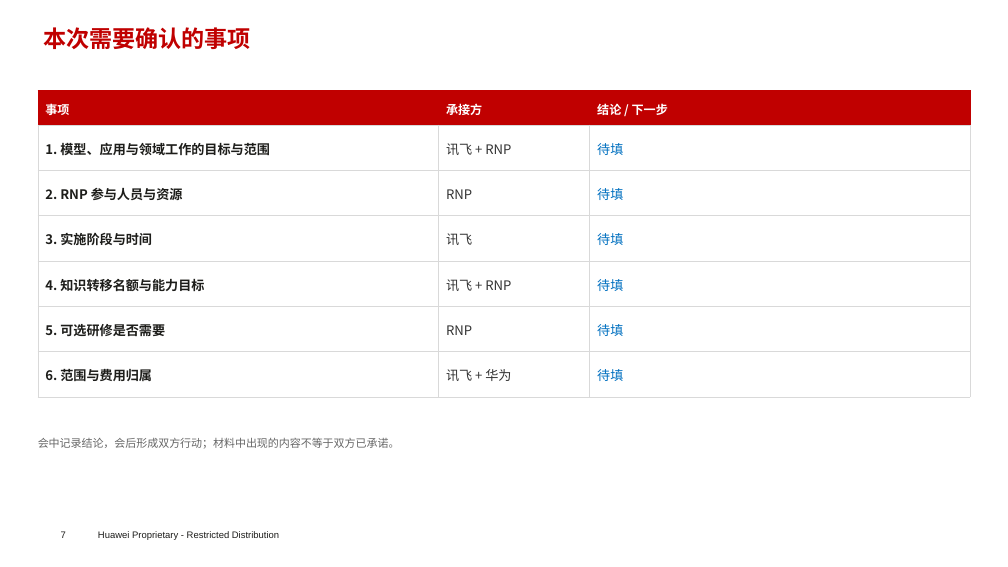
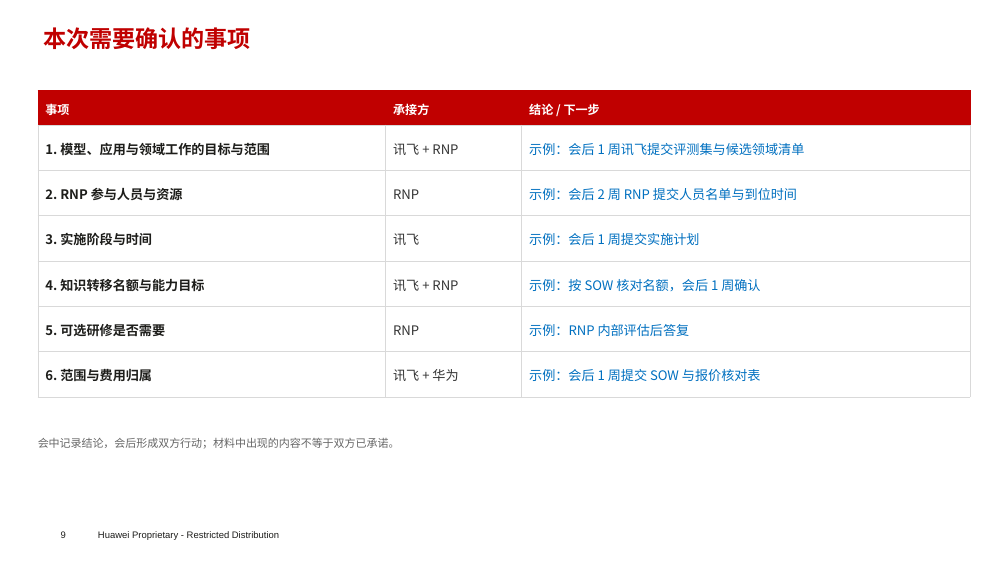
Before and after one commit to chyhcs/wyyh, a slide deck: slide 9 of RNP-讯飞交流-中文简版.pptx (slide 7 before the commit). Drawn at 1008x567 pixels with LibreOffice and Linux fonts; fonts in the diff are those of the drawing; background and template pictures are left out. Boxes give left, top, right and bottom in pixels: in the first picture for what was removed or moved away, otherwise in the second. Text is boxed around its words. In the diff, an @@ line names an element or a change of style, - is before the commit and + after.

```diff
--- a/RNP-讯飞交流-中文简版.pptx
+++ b/RNP-讯飞交流-中文简版.pptx
@@ table at (38,91,970,397) @@
-row 2, column 3: 待填
+row 2, column 3: 示例：会后 1 周讯飞提交评测集与候选领域清单
-row 3, column 3: 待填
+row 3, column 3: 示例：会后 2 周 RNP 提交人员名单与到位时间
-row 4, column 3: 待填
+row 4, column 3: 示例：会后 1 周提交实施计划
-row 5, column 3: 待填
+row 5, column 3: 示例：按 SOW 核对名额，会后 1 周确认
-row 6, column 3: 待填
+row 6, column 3: 示例：RNP 内部评估后答复
-row 7, column 3: 待填
+row 7, column 3: 示例：会后 1 周提交 SOW 与报价核对表
@@ page number at (61,531,66,538): text changed @@
-7
+9
```
Also in this commit, not shown: 5 other slides changed, 3 slides added, 1 slide removed, 1 other file.
